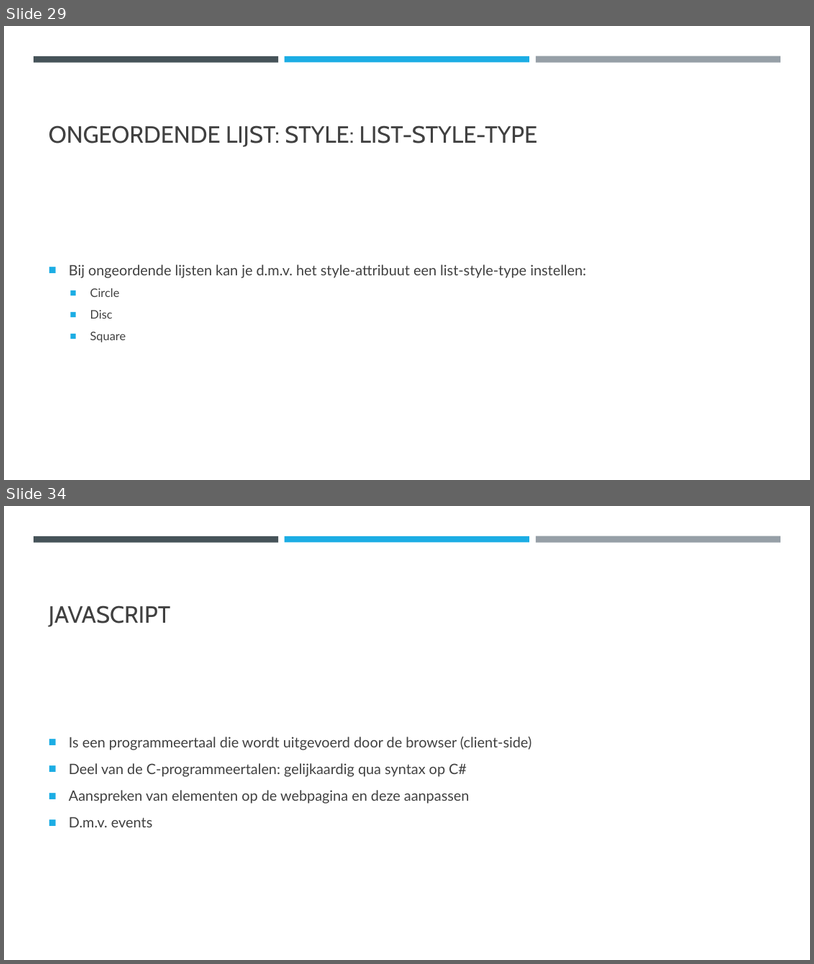
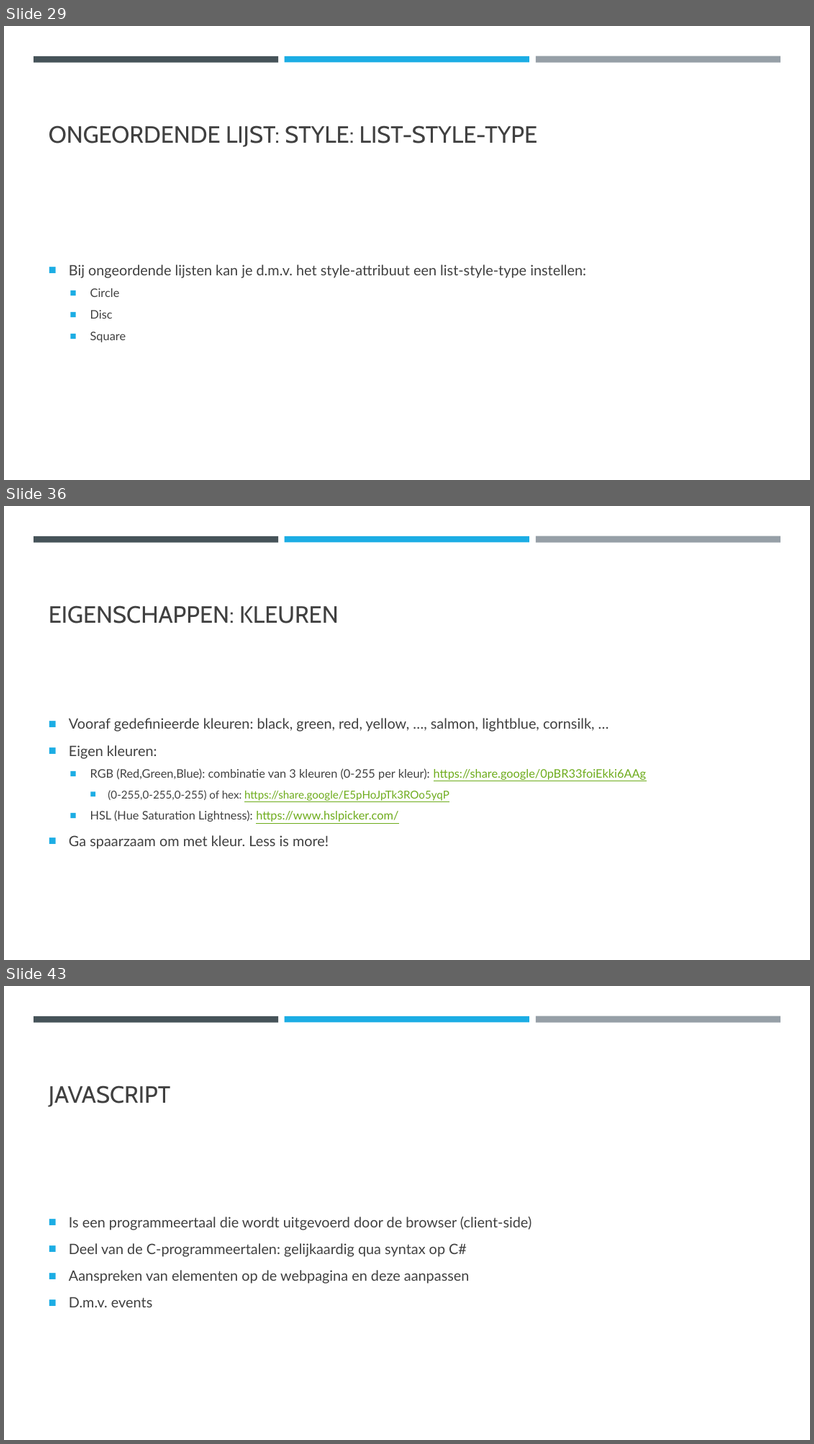
Before and after one commit to DhrLeroy/Webdesign, a slide deck: Webdesign.pptx. Shown one above the other, each under a label of ours: slides 29 and 34 before the commit, slides 29, 36 and 43 after it; the slides between them are not shown. The pictures are 814x964 and 814x1444 pixels, drawn with LibreOffice and Linux fonts; fonts in the diff are those of the drawing. Boxes give left, top, right and bottom in pixels: in the first picture for what was removed or moved away, otherwise in the second. Text is boxed around its words. In the diff, an @@ line names an element or a change of style, - is before the commit and + after.

```diff
--- a/Webdesign.pptx
+++ b/Webdesign.pptx
@@ slide 36 added at box(4, 506, 810, 960), background #FFFFFF; not listed: 3 template elements that a slide beside it also shows @@
@@ title added at box(49, 605, 339, 623), 28 pt, text #404040 @@
+EIGENSCHAPPEN: KLEUREN
@@ text added at box(69, 718, 647, 849), 14 pt, text #404040 @@
+■ Vooraf gedefinieerde kleuren: black, green, red, yellow, …, salmon, lightblue, cornsilk, …
+■ Eigen kleuren:
+  ■ RGB (Red,Green,Blue): combinatie van 3 kleuren (0-255 per kleur): https://share.google/0pBR33foiEkki6AAg
+    ■ (0-255,0-255,0-255) of hex: https://share.google/E5pHoJpTk3ROo5yqP
+  ■ HSL (Hue Saturation Lightness): https://www.hslpicker.com/
+■ Ga spaarzaam om met kleur. Less is more!
@@ what was slide 34 is now slide 43 @@
```
Also in this commit, not shown: 8 slides changed, 10 other slides added, 4 other files.
